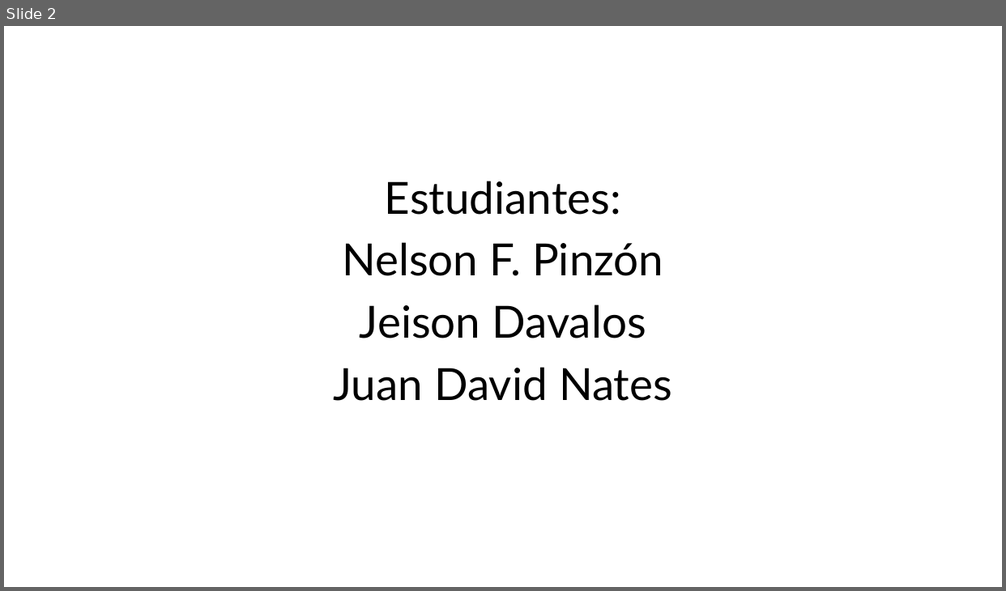
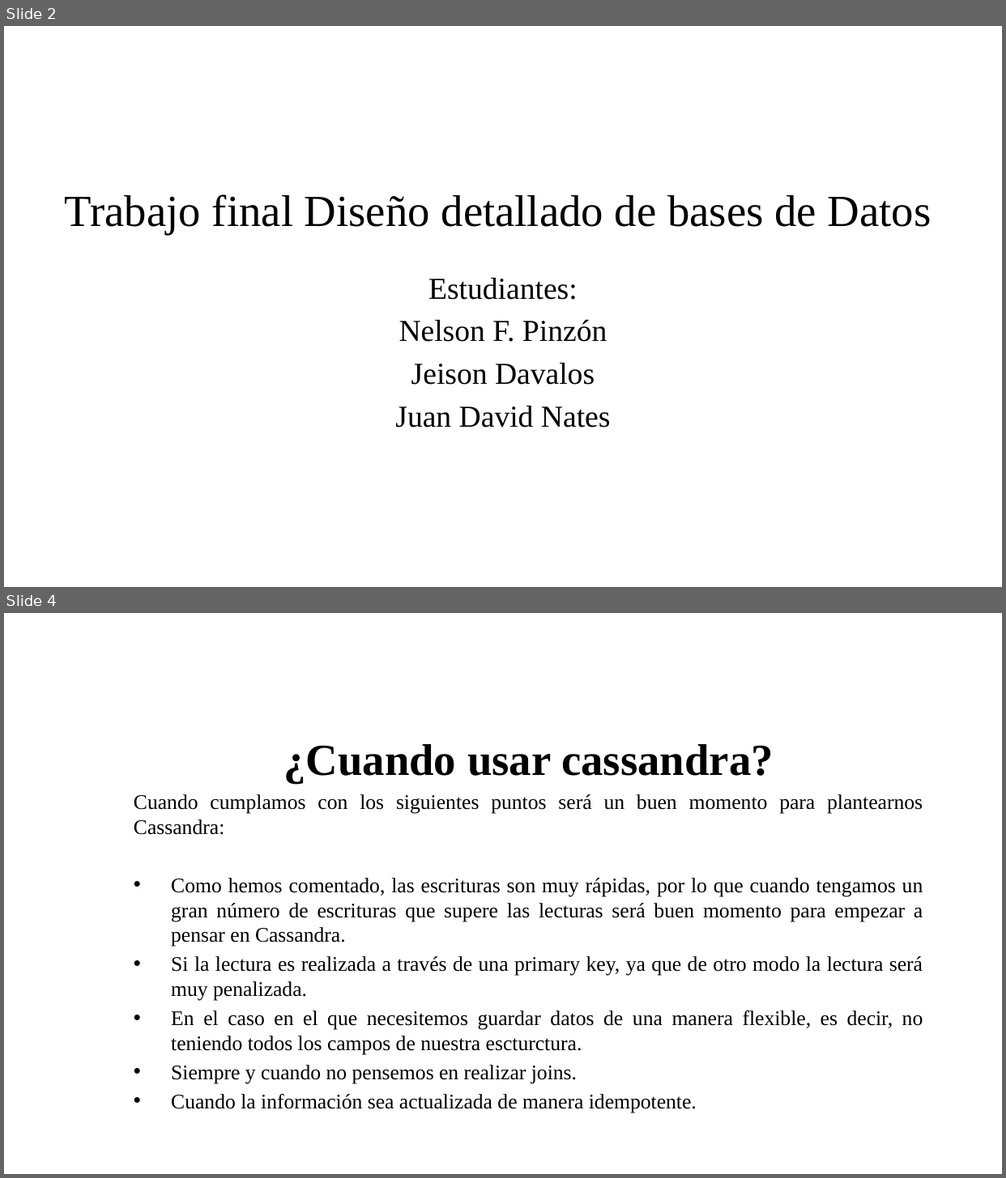
Before and after one commit to jnates/database_models, a slide deck: PresentaciónFinal.pptx. Shown one above the other, each under a label of ours: slide 2 before the commit, slides 2 and 4 after it; the slides between them are not shown. The pictures are 1006x591 and 1006x1178 pixels, drawn with LibreOffice and Linux fonts; fonts in the diff are those of the drawing; background and template pictures are left out. Boxes give left, top, right and bottom in pixels: in the first picture for what was removed or moved away, otherwise in the second. Text is boxed around its words. In the diff, an @@ line names an element or a change of style, - is before the commit and + after.

```diff
--- a/PresentaciónFinal.pptx
+++ b/PresentaciónFinal.pptx
@@ slide 4 added at (x1=4, y1=613, x2=1002, y2=1174), background picture (left out) @@
@@ text added at (x1=134, y1=744, x2=923, y2=1113), 15 pt, text #000000 @@
+¿Cuando usar cassandra?
+Cuando cumplamos con los siguientes puntos será un buen momento para plantearnos Cassandra:
+• Como hemos comentado, las escrituras son muy rápidas, por lo que cuando tengamos un gran número de escrituras que supere las lecturas será buen momento para empezar a pensar en Cassandra.
+• Si la lectura es realizada a través de una primary key, ya que de otro modo la lectura será muy penalizada.
+• En el caso en el que necesitemos guardar datos de una manera flexible, es decir, no teniendo todos los campos de nuestra escturctura.
+• Siempre y cuando no pensemos en realizar joins.
+• Cuando la información sea actualizada de manera idempotente.
@@ slide 2 changed as well @@
@@ text added at (x1=65, y1=194, x2=931, y2=235), 32 pt, text #000000 @@
+Trabajo final Diseño detallado de bases de Datos
@@ text "Estudiantes:" moved from (x1=334, y1=181, x2=672, y2=401) to (x1=395, y1=278, x2=611, y2=428) @@
@@ text "Estudiantes:" at (x1=395, y1=278, x2=611, y2=428): size 32 to 22 pt, font Lato to Times New Roman; less space between paragraphs @@
```
Also in this commit, not shown: 1 other slide changed, 3 other slides added, 1 slide removed.
